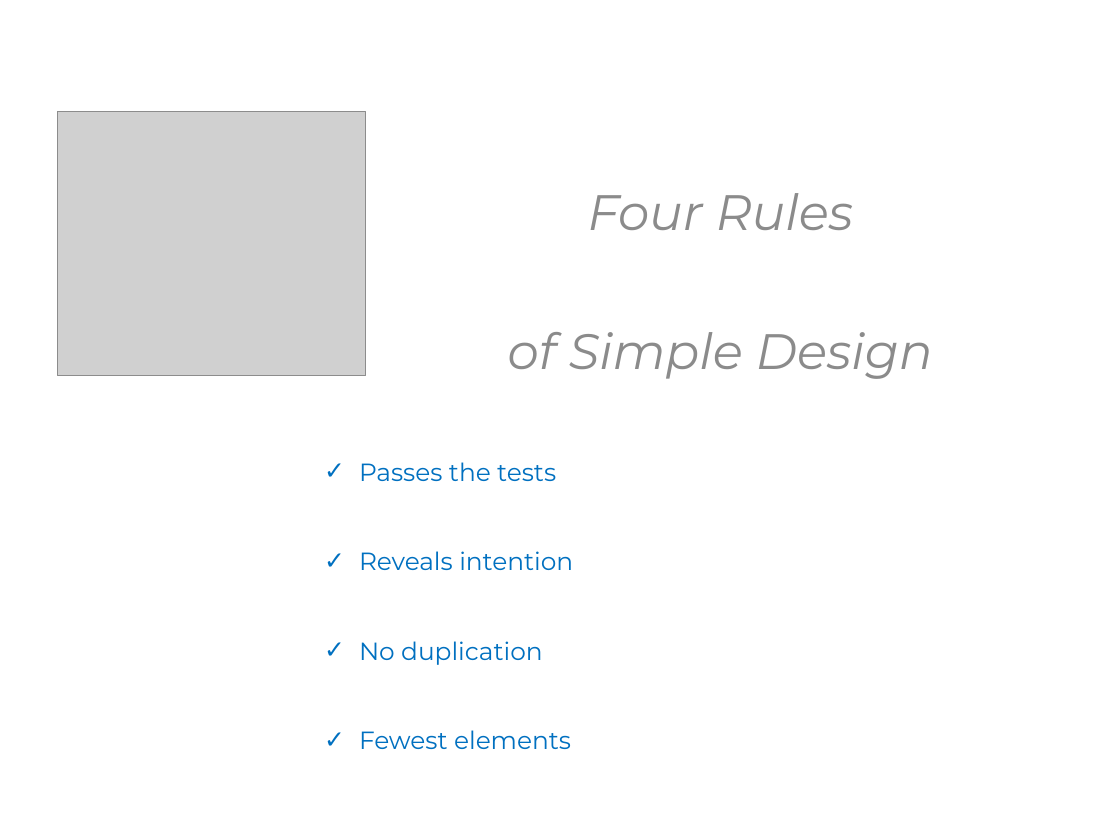
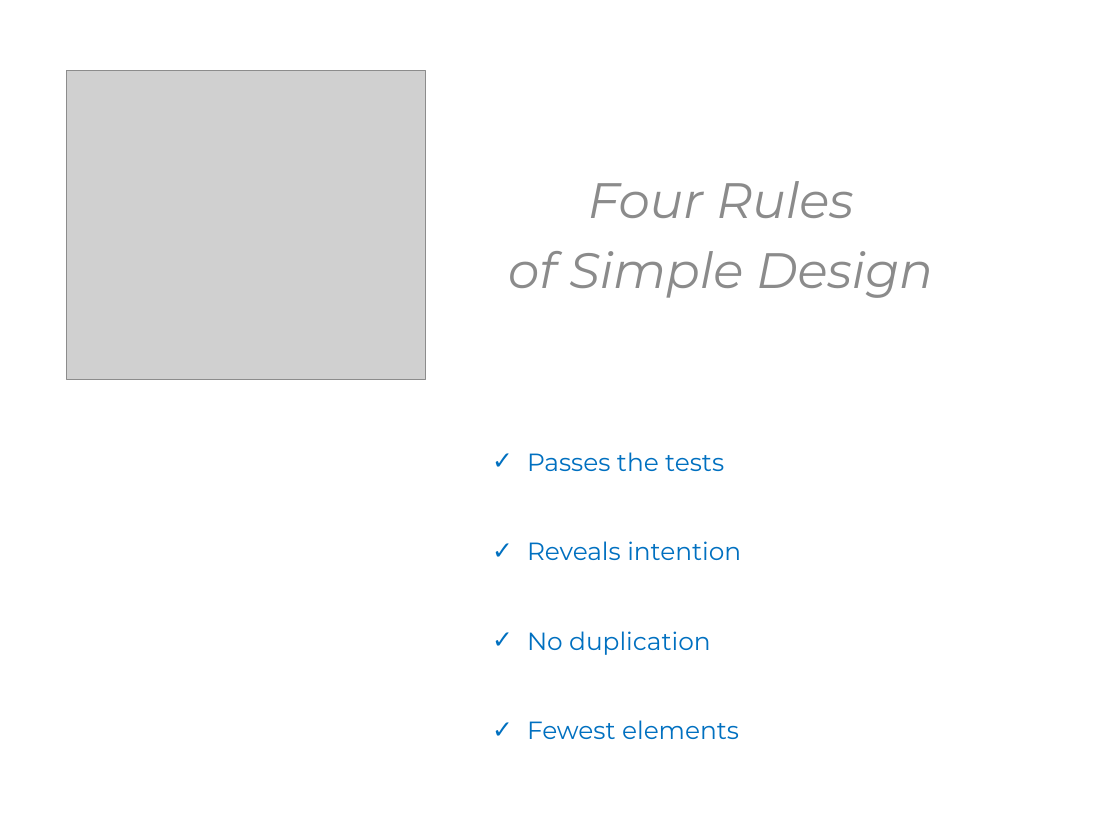
Before and after one commit to KhrisFernandez/tdd, a slide deck: slide 48 of initiation/resources/TDD - Initiation - EN.pptx (slide 43 before the commit). Drawn at 1120x840 pixels with LibreOffice and Linux fonts; fonts in the diff are those of the drawing; grey boxes stand for pictures. Boxes give left, top, right and bottom in pixels: in the first picture for what was removed or moved away, otherwise in the second. Text is boxed around its words. In the diff, an @@ line names an element or a change of style, - is before the commit and + after.

```diff
--- a/initiation/resources/TDD - Initiation - EN.pptx
+++ b/initiation/resources/TDD - Initiation - EN.pptx
@@ text "Four Rules" rewrapped from <box>508,193,933,379</box> to <box>508,181,933,298</box> @@
@@ picture: place and size @@
-picture at <box>57,111,365,375</box>
+picture at <box>66,71,426,380</box>
@@ text "Passes the tests": place and size @@
-text "Passes the tests" at <box>359,462,573,749</box>
+text "Passes the tests" at <box>527,452,741,739</box>
```
Also in this commit, not shown: 43 other slides changed, 14 slides added, 9 slides removed, 1 other file.
